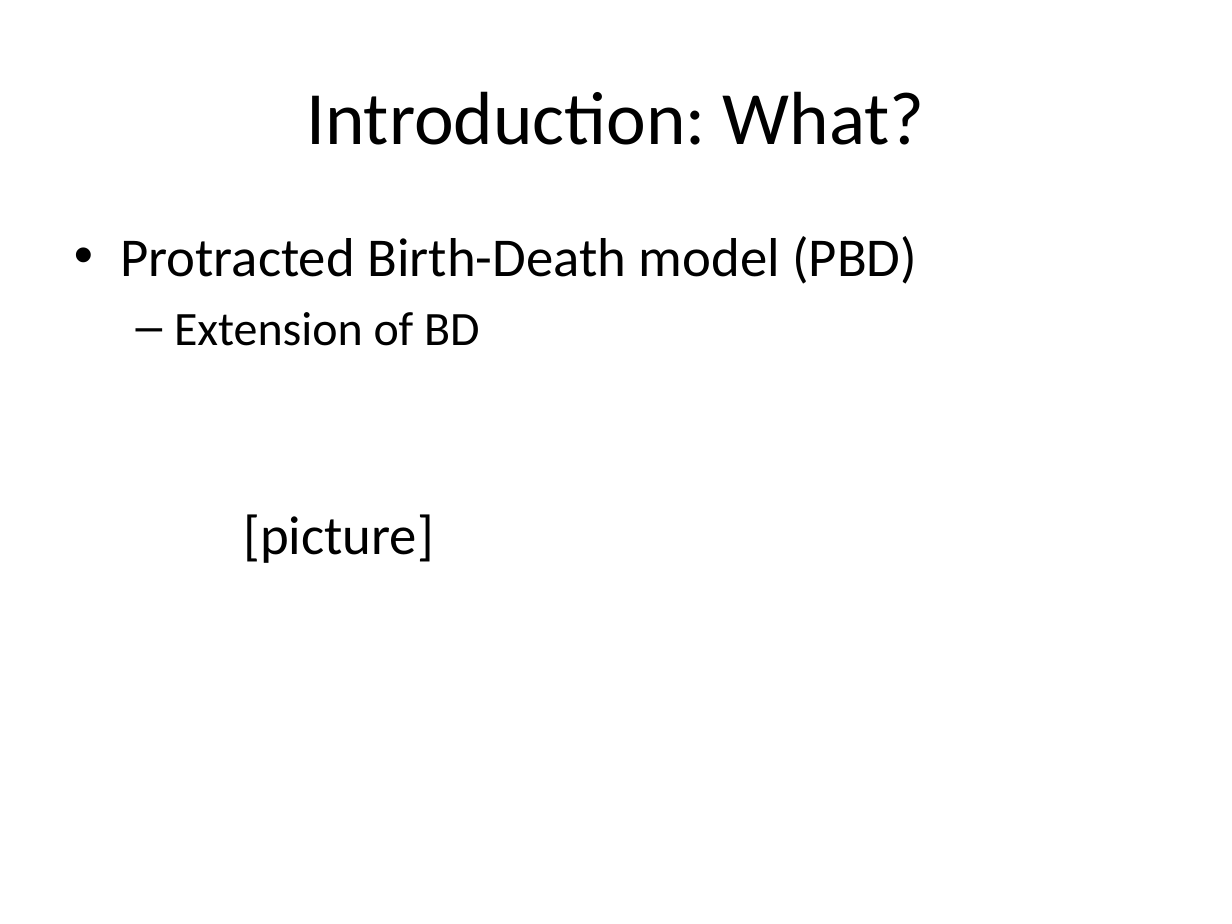
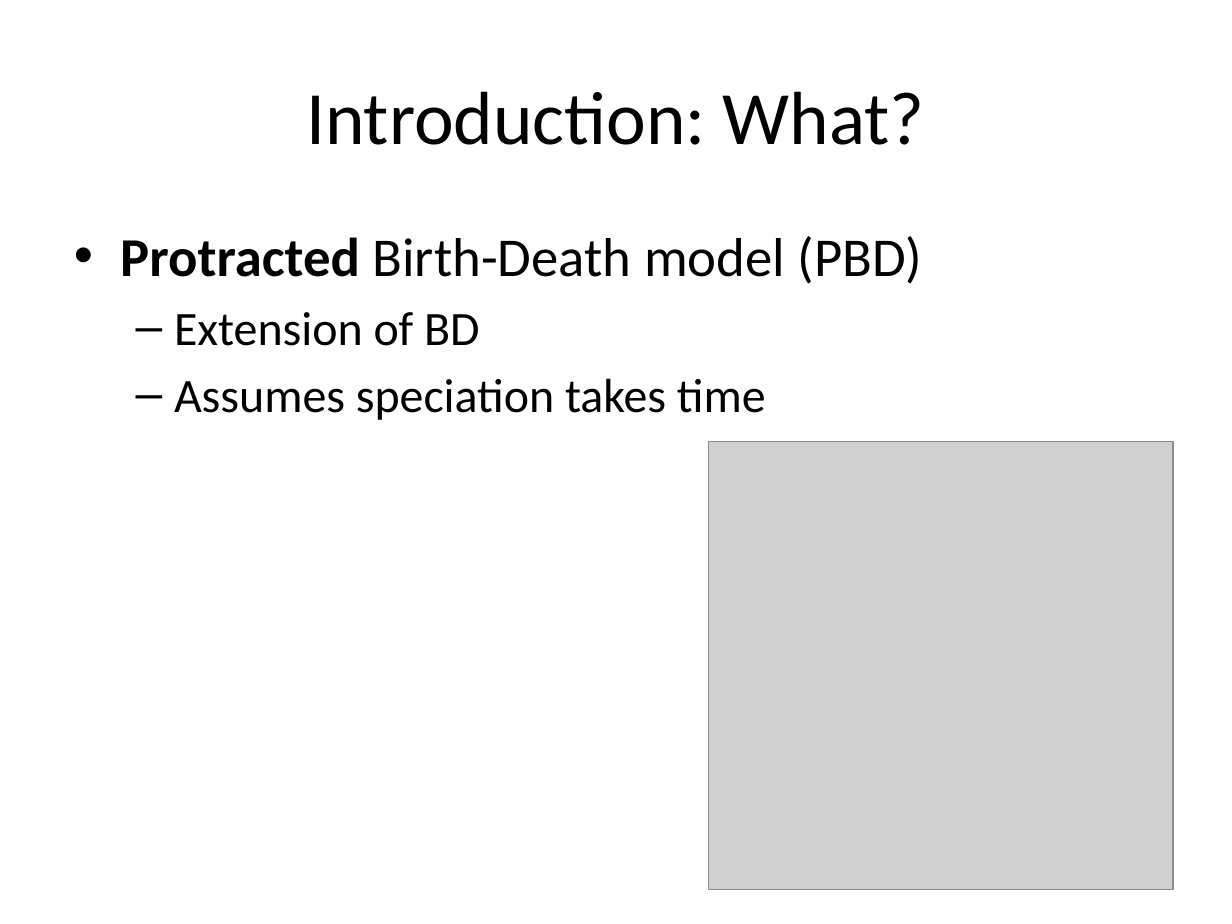
Before and after one commit to richelbilderbeek/Cer2016, a slide deck: slide 3 of doc/Cer2016_Femke Thon & Jolien Gay_V1.0.pptx. Drawn at 1232x924 pixels with LibreOffice and Linux fonts; fonts in the diff are those of the drawing; grey boxes stand for pictures. Boxes give left, top, right and bottom in pixels: in the first picture for what was removed or moved away, otherwise in the second. Text is boxed around its words. In the diff, an @@ line names an element or a change of style, - is before the commit and + after.

```diff
--- a/doc/Cer2016_Femke Thon & Jolien Gay_V1.0.pptx
+++ b/doc/Cer2016_Femke Thon & Jolien Gay_V1.0.pptx
@@ text at bbox=[120, 236, 922, 284]: bold on in "Protracted" @@
@@ text at bbox=[174, 378, 766, 420]: text changed; size 32 to 28 pt @@
-[picture]
+  – Assumes speciation takes time
@@ picture added at bbox=[708, 441, 1173, 890] @@
```
Also in this commit, not shown: 3 other slides changed, 5 slides added, 1 slide removed, 1 other file.
